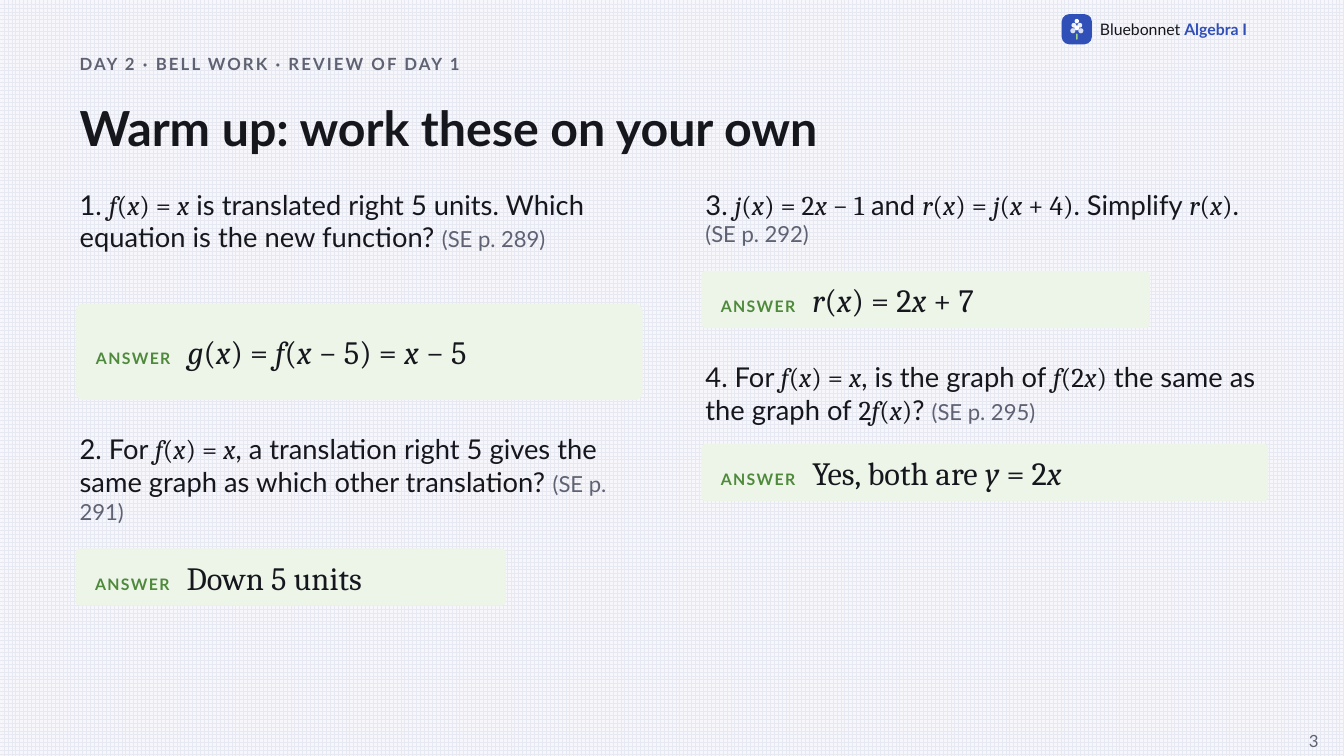
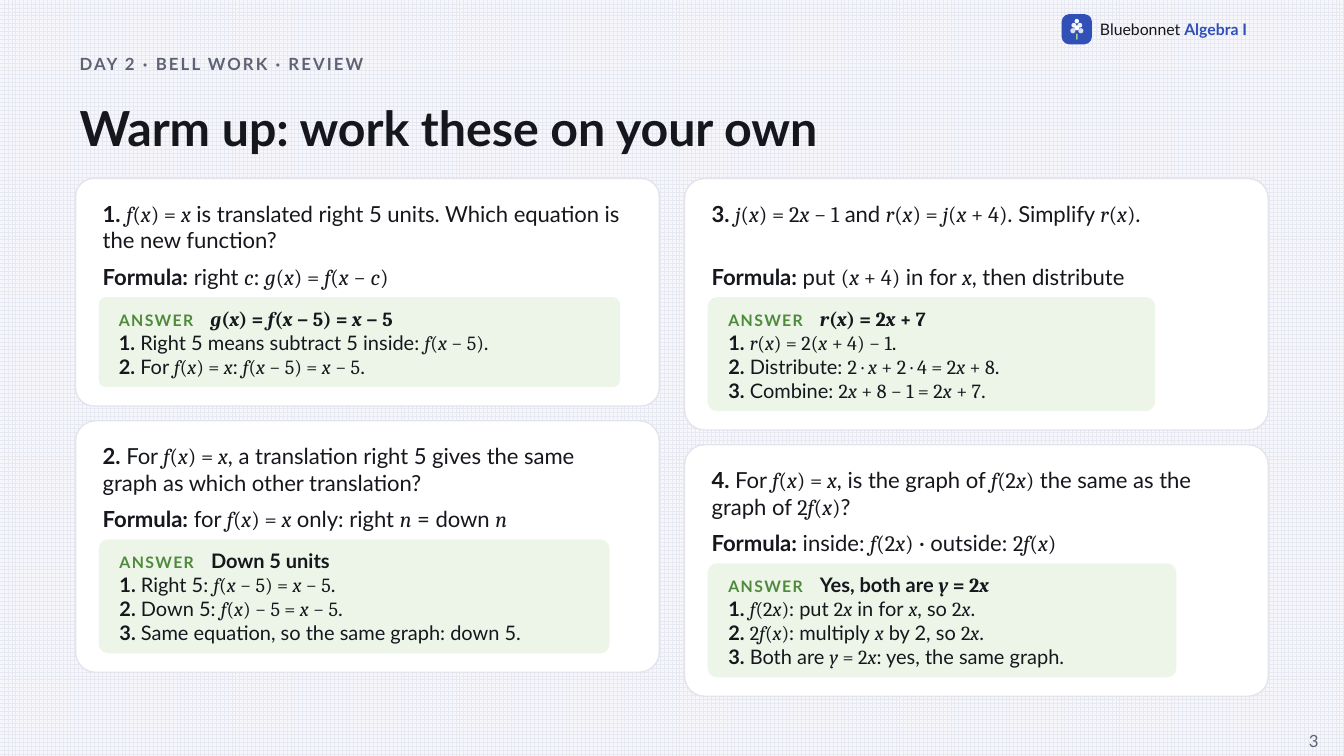
Before and after one commit to Apolloat2022/Algebra1M2U1L4, a slide deck: slide 3 of IEP/t2-lesson2-vertical-horizontal-transformations-IEP.pptx. Drawn at 1344x756 pixels with LibreOffice and Linux fonts; fonts in the diff are those of the drawing. Boxes give left, top, right and bottom in pixels: in the first picture for what was removed or moved away, otherwise in the second. Text is boxed around its words. In the diff, an @@ line names an element or a change of style, - is before the commit and + after.

```diff
--- a/IEP/t2-lesson2-vertical-horizontal-transformations-IEP.pptx
+++ b/IEP/t2-lesson2-vertical-horizontal-transformations-IEP.pptx
@@ text at bbox=[125, 58, 135, 70]: text changed @@
-DAY 2 · BELL WORK · REVIEW OF DAY 1
+DAY 2 · BELL WORK · REVIEW
@@ rounded rectangle added at bbox=[76, 178, 659, 406], fill #FFFFFF, outline #E3E4EC 1 pt @@
@@ rounded rectangle added at bbox=[685, 178, 1268, 431], fill #FFFFFF, outline #E3E4EC 1 pt @@
@@ text at bbox=[103, 205, 620, 248]: text changed; size 19.5 to 15.8 pt @@
-1. f(x) = x is translated right 5 units. Which equation is the new function? (SE p. 289)
+1. f(x) = x is translated right 5 units. Which equation is the new function?
@@ text at bbox=[712, 205, 1140, 227]: text changed; size 19.5 to 15.8 pt; font Lato to Cambria @@
-3. j(x) = 2x − 1 and r(x) = j(x + 4). Simplify r(x). (SE p. 292)
+3. j(x) = 2x − 1 and r(x) = j(x + 4). Simplify r(x).
@@ text added at bbox=[103, 268, 389, 290], 15.8 pt, text #16171D @@
+Formula: right c: g(x) = f(x − c)
@@ text added at bbox=[712, 268, 1124, 289], 15.8 pt, text #16171D @@
+Formula: put (x + 4) in for x, then distribute
@@ rounded rectangle "ANSWER g(x) = f(x − ...": place and size @@
-rounded rectangle "ANSWER g(x) = f(x − ..." at bbox=[76, 303, 642, 399]
+rounded rectangle "ANSWER g(x) = f(x − ..." at bbox=[99, 297, 620, 387]
@@ rounded rectangle "ANSWER r(x) = 2x + ...": place and size @@
-rounded rectangle "ANSWER r(x) = 2x + ..." at bbox=[702, 271, 1150, 329]
+rounded rectangle "ANSWER r(x) = 2x + ..." at bbox=[708, 297, 1155, 411]
@@ text in rounded rectangle at bbox=[119, 311, 489, 378]: text changed; size 23.2 to 14.2 pt; font Cambria to Lato @@
-ANSWER g(x) = f(x − 5) = x − 5
+ANSWER g(x) = f(x − 5) = x − 5
+1. Right 5 means subtract 5 inside: f(x − 5).
+2. For f(x) = x: f(x − 5) = x − 5.
@@ text in rounded rectangle at bbox=[728, 311, 999, 398]: text changed; size 23.2 to 14.2 pt @@
-ANSWER r(x) = 2x + 7
+ANSWER r(x) = 2x + 7
+1. r(x) = 2(x + 4) − 1.
+2. Distribute: 2 · x + 2 · 4 = 2x + 8.
+3. Combine: 2x + 8 − 1 = 2x + 7.
@@ rounded rectangle added at bbox=[76, 420, 659, 673], fill #FFFFFF, outline #E3E4EC 1 pt @@
@@ text at bbox=[103, 447, 574, 495]: text changed; size 19.5 to 15.8 pt @@
-2. For f(x) = x, a translation right 5 gives the same graph as which other translation? (SE p. 291)
+2. For f(x) = x, a translation right 5 gives the same graph as which other translation?
@@ rounded rectangle added at bbox=[685, 445, 1268, 697], fill #FFFFFF, outline #E3E4EC 1 pt @@
@@ rounded rectangle removed at bbox=[702, 444, 1268, 501] @@
-ANSWER Yes, both are y = 2x
@@ text at bbox=[712, 471, 1191, 520]: text changed; size 19.5 to 15.8 pt @@
-4. For f(x) = x, is the graph of f(2x) the same as the graph of 2f(x)? (SE p. 295)
+4. For f(x) = x, is the graph of f(2x) the same as the graph of 2f(x)?
@@ rounded rectangle added at bbox=[99, 539, 610, 653], fill #EDF5E9, 14.2 pt, text #16171D @@
+ANSWER Down 5 units
+1. Right 5: f(x − 5) = x − 5.
+2. Down 5: f(x) − 5 = x − 5.
+3. Same equation, so the same graph: down 5.
@@ text added at bbox=[103, 510, 507, 532], 15.8 pt, text #16171D @@
+Formula: for f(x) = x only: right n = down n
@@ text added at bbox=[712, 534, 1056, 556], 15.8 pt, text #16171D @@
+Formula: inside: f(2x) · outside: 2f(x)
@@ rounded rectangle removed at bbox=[76, 548, 506, 606] @@
-ANSWER Down 5 units
@@ rounded rectangle added at bbox=[708, 564, 1177, 678], fill #EDF5E9, 14.2 pt, text #16171D @@
+ANSWER Yes, both are y = 2x
+1. f(2x): put 2x in for x, so 2x.
+2. 2f(x): multiply x by 2, so 2x.
+3. Both are y = 2x: yes, the same graph.
```
Also in this commit, not shown: 2 other slides changed, 43 other files.
